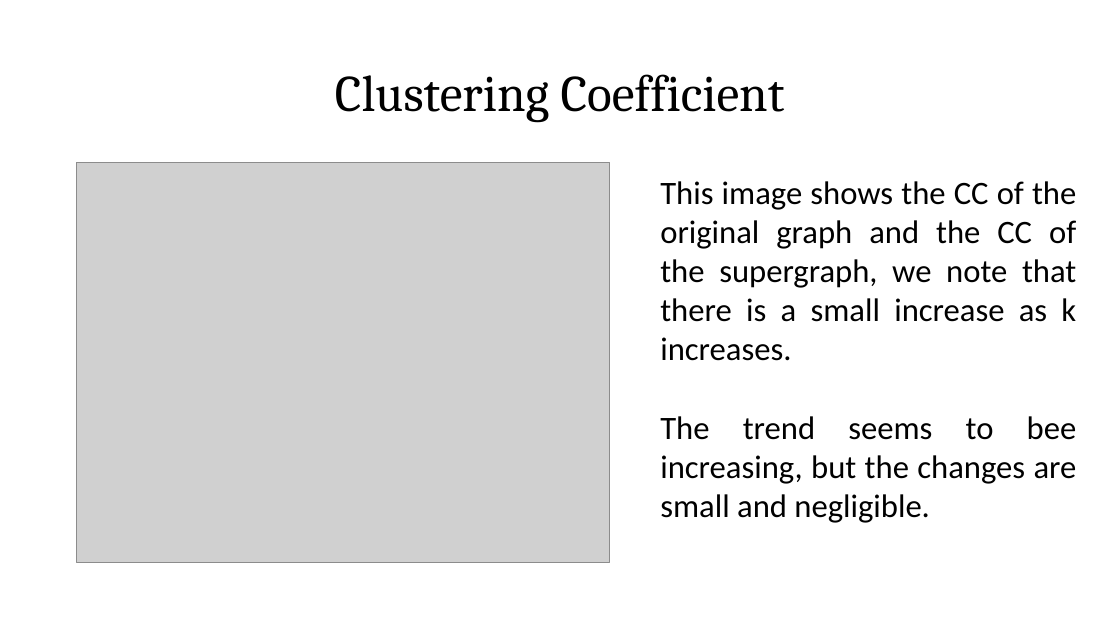
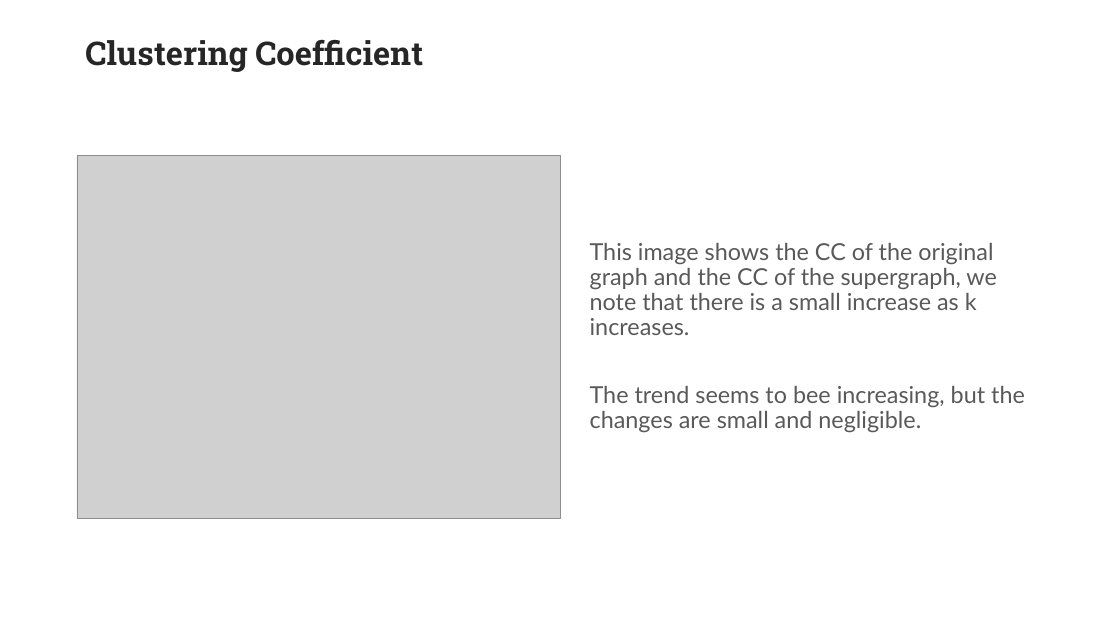
Before and after one commit to ManuManu97/k-degree, a slide deck: slide 16 of Presentazione.pptx (slide 15 before the commit). Drawn at 1120x630 pixels with LibreOffice and Linux fonts; fonts in the diff are those of the drawing; grey boxes stand for pictures; background and template pictures are left out. Boxes give left, top, right and bottom in pixels: in the first picture for what was removed or moved away, otherwise in the second. Text is boxed around its words. In the diff, an @@ line names an element or a change of style, - is before the commit and + after.

```diff
--- a/Presentazione.pptx
+++ b/Presentazione.pptx
@@ title "Clustering Coefficient" at [85, 40, 423, 72]: size 44 to 28 pt, font Cambria to Roboto Slab, text colour #000000 to #262626, bold on; alignment centre to left; vertical alignment middle to top @@
@@ text "This image shows the CC ...": place and size @@
-text "This image shows the CC ..." at [660, 181, 1077, 523]
+text "This image shows the CC ..." at [590, 243, 1025, 433]
@@ text "This image shows the CC ..." at [590, 243, 1025, 433]: size 28 to 20 pt, font Calibri to Lato, text colour #000000 to #595959; alignment justified to left; line spacing 1 to 0.9; more space between paragraphs; vertical alignment top to middle @@
@@ picture: place and size @@
-picture at [77, 162, 610, 562]
+picture at [77, 155, 560, 518]
```
Also in this commit, not shown: 15 other slides changed, 3 slides added, 2 slides removed.
